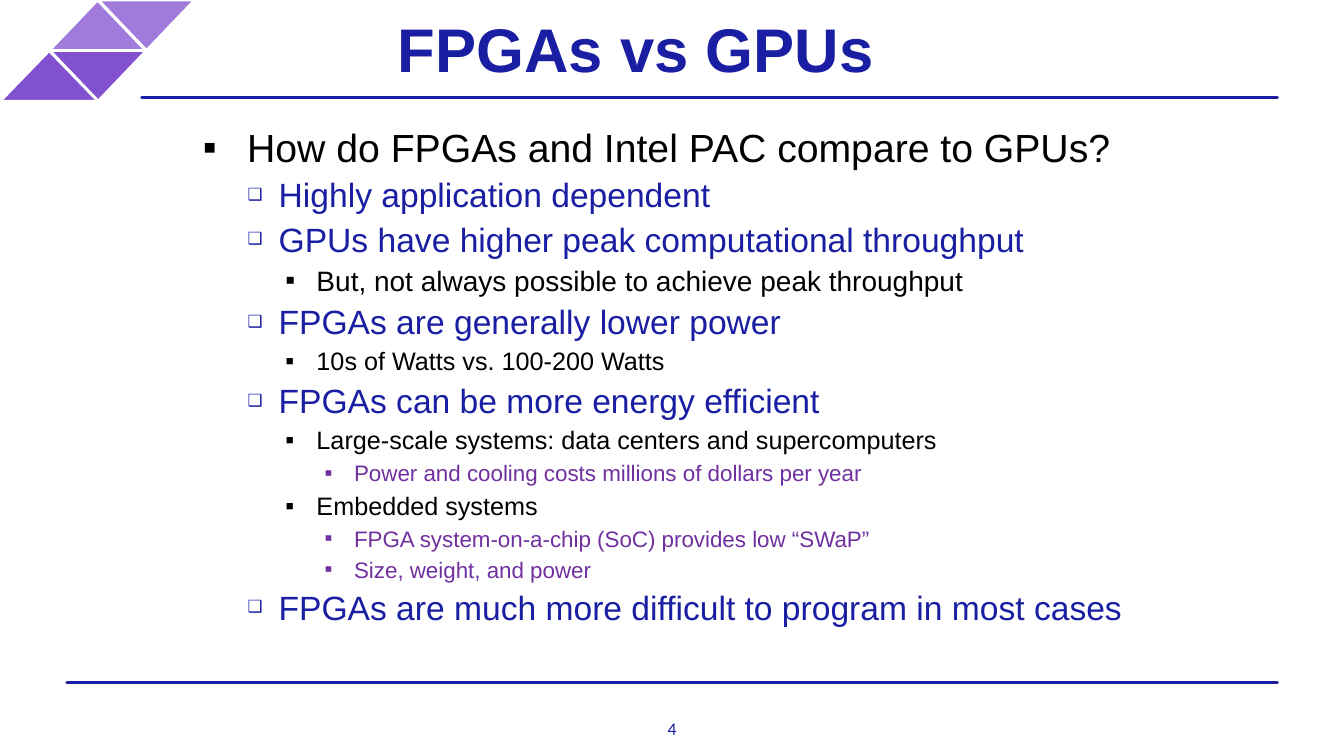
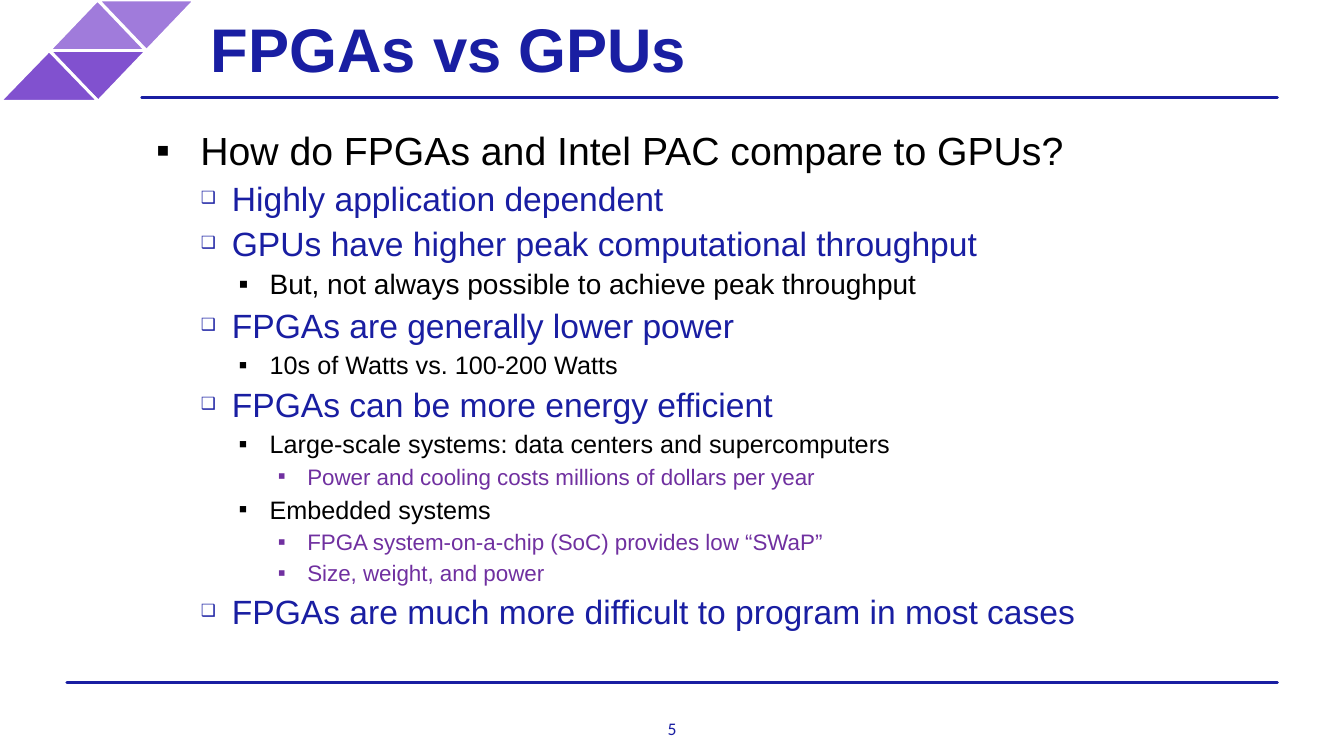
Before and after one commit to ARC-Lab-UF/intel-training-modules, a slide deck: slide 5 of intel_pac_overview.pptx (slide 4 before the commit). Drawn at 1344x756 pixels with LibreOffice and Linux fonts; fonts in the diff are those of the drawing; background and template pictures are left out. Boxes give left, top, right and bottom in pixels: in the first picture for what was removed or moved away, otherwise in the second. Text is boxed around its words. In the diff, an @@ line names an element or a change of style, - is before the commit and + after.

```diff
--- a/intel_pac_overview.pptx
+++ b/intel_pac_overview.pptx
@@ title "FPGAs vs GPUs": place and size @@
-title "FPGAs vs GPUs" at <box>398,29,874,73</box>
+title "FPGAs vs GPUs" at <box>211,29,687,73</box>
@@ text "How do FPGAs and Intel ...": place and size @@
-text "How do FPGAs and Intel ..." at <box>247,133,1122,627</box>
+text "How do FPGAs and Intel ..." at <box>200,136,1075,631</box>
@@ page number at <box>668,723,677,735</box>: text changed @@
-4
+5
```
Also in this commit, not shown: 6 other slides changed, 1 slide added.
